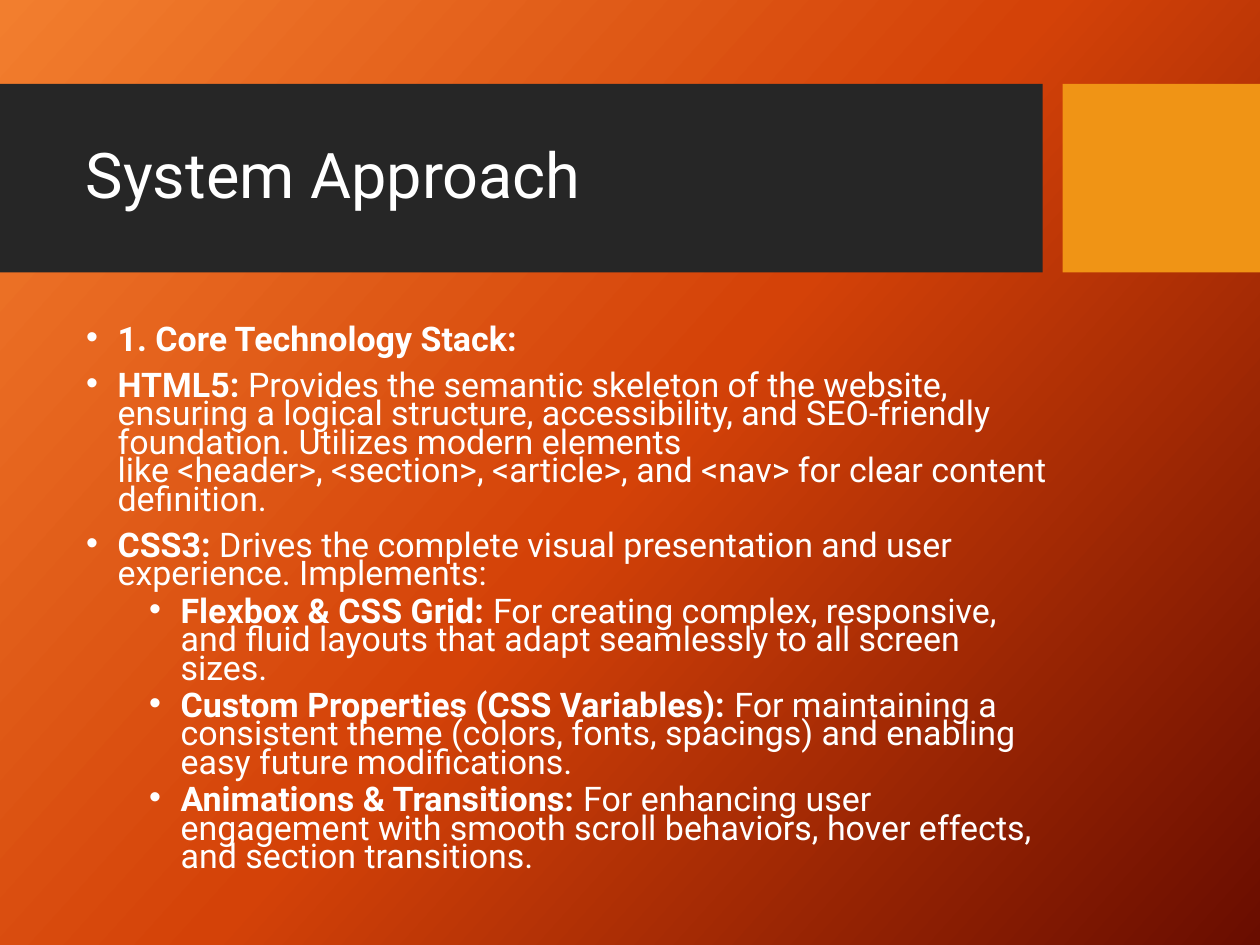
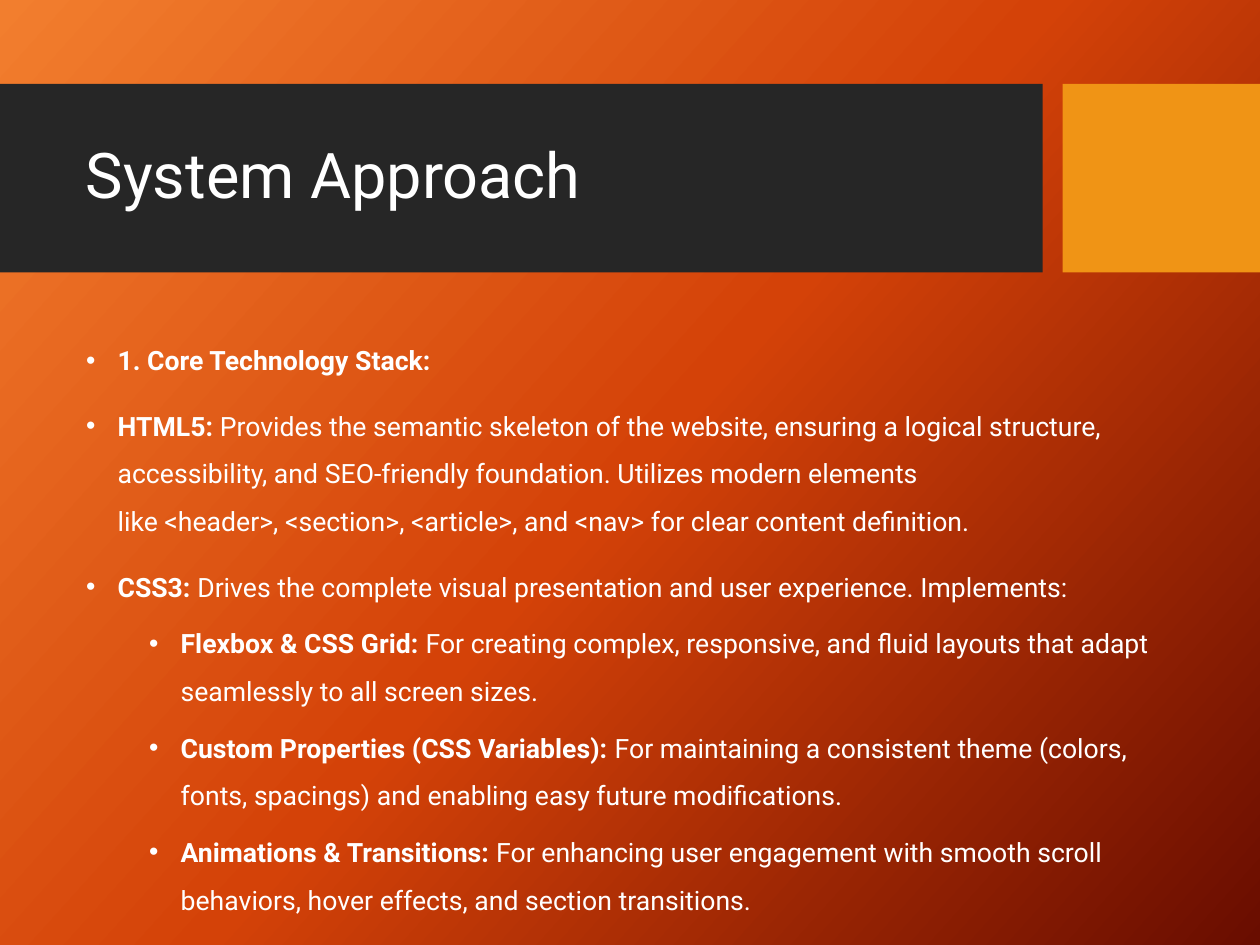
Before and after one commit to kuldeepin3/portfolio-capstone-edunet, a slide deck: slide 7 of Interactive_Portfolio_Presentation (1).pptx (slide 8 before the commit). Drawn at 1260x945 pixels with LibreOffice and Linux fonts; fonts in the diff are those of the drawing; background and template pictures are left out. Boxes give left, top, right and bottom in pixels: in the first picture for what was removed or moved away, otherwise in the second. Text is boxed around its words. In the diff, an @@ line names an element or a change of style, - is before the commit and + after.

```diff
--- a/Interactive_Portfolio_Presentation (1).pptx
+++ b/Interactive_Portfolio_Presentation (1).pptx
@@ text "1. Core Technology Stack:" at (118, 350, 1149, 914): size 19.4 to 15.2 pt; line spacing 0.7 to 1.5 @@
```
Also in this commit, not shown: 5 other slides changed, 6 slides added, 7 slides removed.
